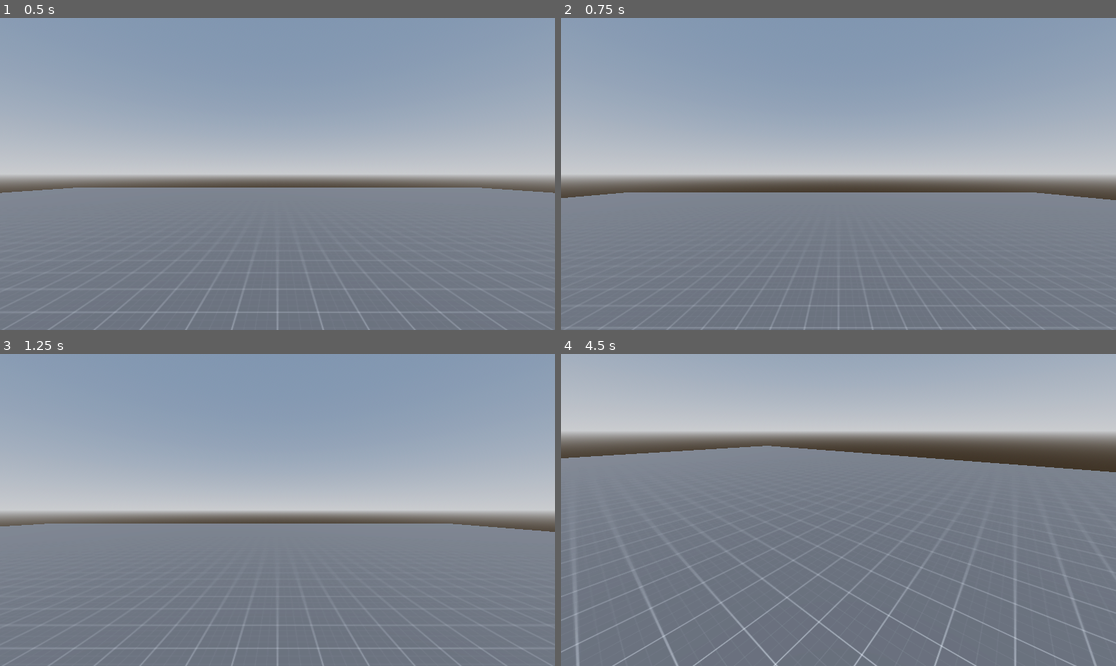
Above: before the commit, frames 1-4 (two rows, left to right).
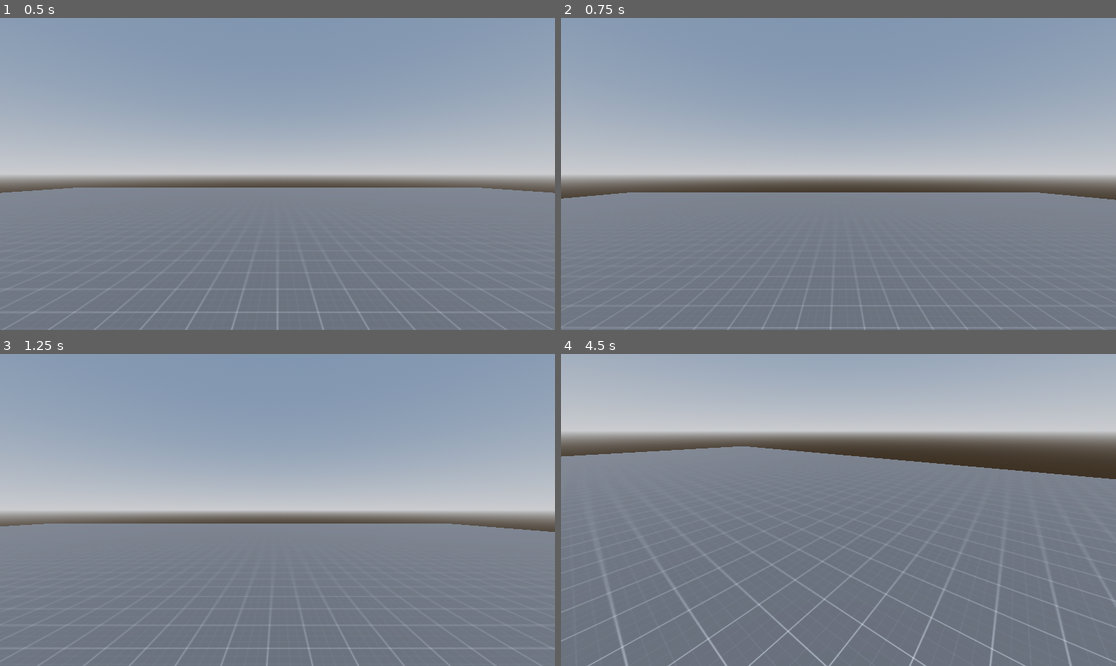
Above: after the commit, the same moments.

Repository: Kollyr552/gracelike
Game: Godot game, scene res://src/world.tscn
Same seed, same stepped clock (60 frames per second), same inputs: the game is played once before the commit and once after it.
Inputs (mouse positions are in pixels of both pictures, inside the frame that each line leads up to):
- Up to frame 1 (0.5 s): no input
- Up to frame 2 (0.75 s): tap Enter (ui_accept) at 0.5 s; move the mouse to (960, 158) at 0.52 s; hold D (move_right) from 0.53 s (still down); hold Middle mouse button (change_mouse_capture) from 0.53 s (still down); click (960, 158) at 0.67 s
- Up to frame 3 (1.25 s): keep holding D (move_right); keep holding Middle mouse button (change_mouse_capture); tap Enter (ui_accept) at 0.77 s
- Up to frame 4 (4.5 s): move the mouse to (810, 510) at 1.27 s; release D (move_right) at 1.28 s; release Middle mouse button (change_mouse_capture) at 1.28 s; hold W (move_forward) 1.28-2.03 s; tap Middle mouse button (change_mouse_capture) at 1.35, 2.85, 4.35 s; tap Enter (ui_accept) at 1.52, 3.02, 3.77 s; move the mouse to (894, 441) at 2.02 s; hold D (move_right) 2.03-2.78 s; hold Middle mouse button (change_mouse_capture) 2.03-2.78 s; move the mouse to (832, 516) at 2.77 s; hold W (move_forward) 2.78-4.28 s; click (832, 516) at 2.92 s; move the mouse to (877, 513) at 3.52 s; hold Middle mouse button (change_mouse_capture) 3.53-4.28 s; move the mouse to (672, 463) at 4.27 s; hold A (move_left) from 4.28 s (still down)

Frame 1 is identical in both runs. In frame 2, less than 0.1% of the frame differs, in the area x 0-100%, y 55-100%; in frame 3, 0.2%; in frame 4, 4.0%, in the area x 0-100%, y 29-100%.

Commit message:
movement setup

Diff:
--- a/src/player.gd
+++ b/src/player.gd
@@ -1,8 +1,20 @@
+@icon("res://assets/steamhappy.png")
 extends CharacterBody3D
 
+enum Action{
+	WALK,
+	SPRINT,
+	CROUCH,
+	SLIDE,
+}
+var action: Action = Action.WALK
 
-@export var max_speed: float = 300.0
-@export var friction: float = 50.0
+@export_category("Movement")
+@export var max_speed: float = 6.0
+@export var acceleration: float = 30.0
+@export var friction: float = 20.0
+@export var slide_friction: float = 10.0
+
 @export var jump_velocity: float = 3.5
 
 @export var mouse_sensitivity: float = 2.0
@@ -12,6 +24,7 @@
 @onready var spring_arm_3d: SpringArm3D = $SpringArm3D
 
 @onready var tall_collision: CollisionShape3D = $TallCollision
+
 
 func _input(event: InputEvent) -> void:
 	## Switch nouse capture
@@ -38,15 +51,14 @@
 		get_tree().quit()
 
 func _physics_process(delta: float) -> void:
+	var move_dir := set_move_direction()
 
-	move(delta)
+	walk(move_dir, delta)
 
 	gravity(delta)
 	jump()
 
 	move_and_slide()
-
-	#head.position = spring_arm_3d.position
 
 func jump() -> void:
 	if Input.is_action_just_pressed("ui_accept") and is_on_floor():
@@ -56,17 +68,26 @@
 	if not is_on_floor():
 		velocity += get_gravity() * d_t
 
-func move(d_t: float) -> void:
+func set_move_direction() -> Vector3:
 	var input_dir := Input.get_vector("move_left", "move_right", "move_forward", "move_backward")
-	var direction := (transform.basis * Vector3(input_dir.x, 0, input_dir.y)).normalized()
-	direction = direction.rotated(Vector3.UP, head.rotation.y)
+	var direction: Vector3 = (transform.basis * Vector3(input_dir.x, 0, input_dir.y)).normalized()
+	direction = direction.rotated(Vector3.UP, head.rotation.y) ## Rotate with camera
+	return direction
 
-	if direction:
-		velocity.x = direction.x * max_speed * d_t
-		velocity.z = direction.z * max_speed * d_t
+func walk(direction: Vector3, d_t: float) -> void:
+	var horizontal_velocity := Vector3(velocity.x, 0.0, velocity.z)
+
+	## Check acceleration direction
+	var temp_accel: float
+	if direction.dot(horizontal_velocity) > 0:
+		temp_accel = acceleration ## Same direction
 	else:
-		velocity.x = move_toward(velocity.x, 0, friction * d_t)
-		velocity.z = move_toward(velocity.z, 0, friction * d_t)
+		temp_accel = friction     ## Different direction
+
+	horizontal_velocity = horizontal_velocity.move_toward(direction * max_speed, temp_accel * d_t)
+
+	velocity.x = horizontal_velocity.x
+	velocity.z = horizontal_velocity.z
 
 func rotate_head(mouse_axis : Vector2) -> void:
 	## Horizontal mouse look
Binary file added: assets/steamhappy.png
Not shown, added: assets/steamhappy.png.import
